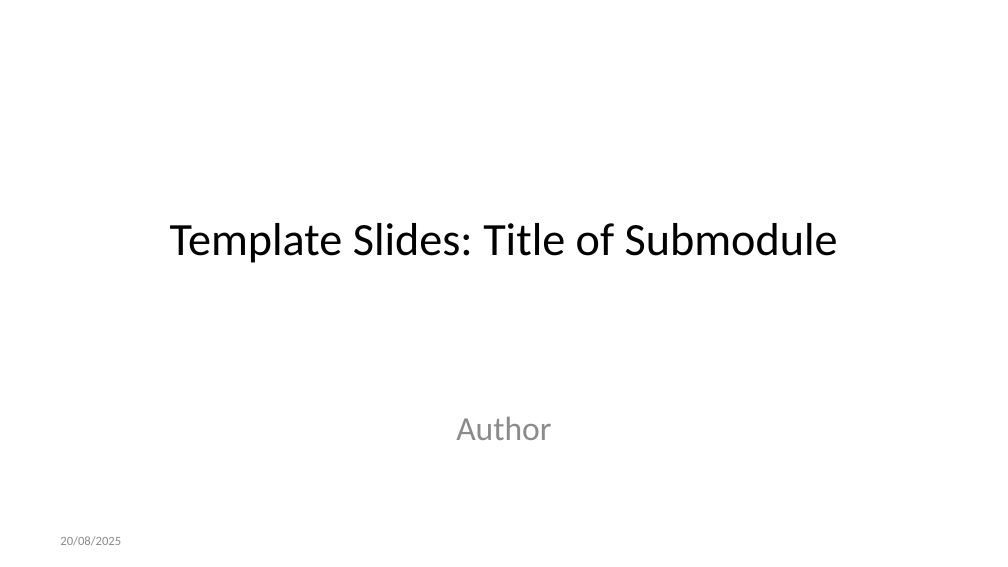
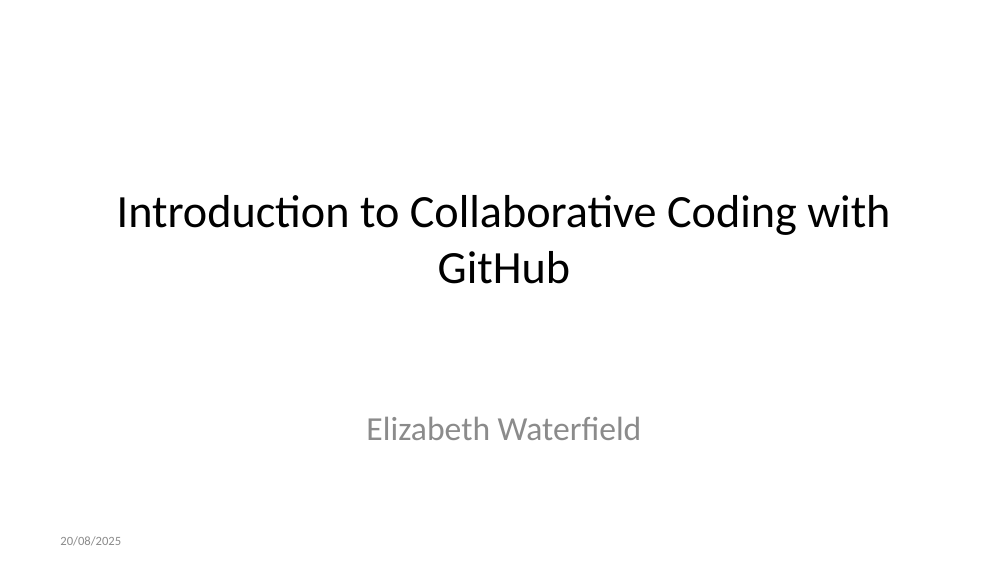
Before and after one commit to lmu-osc/train-the-trainer-student-track-OS, a slide deck: slide 1 of _site/materials/OS-M3/OS-M3-S5-GitHub/OS-M3-S5-GitHub-slides.pptx. Drawn at 1008x567 pixels with LibreOffice and Linux fonts; fonts in the diff are those of the drawing. Boxes give left, top, right and bottom in pixels: in the first picture for what was removed or moved away, otherwise in the second. Text is boxed around its words. In the diff, an @@ line names an element or a change of style, - is before the commit and + after.

```diff
--- a/_site/materials/OS-M3/OS-M3-S5-GitHub/OS-M3-S5-GitHub-slides.pptx
+++ b/_site/materials/OS-M3/OS-M3-S5-GitHub/OS-M3-S5-GitHub-slides.pptx
@@ title at (117, 195, 890, 284): text changed @@
-Template Slides: Title of Submodule
+Introduction to Collaborative Coding with GitHub
@@ subtitle at (366, 416, 642, 440): text changed @@
-Author
+Elizabeth Waterfield
```
Also in this commit, not shown: 33 other files.
